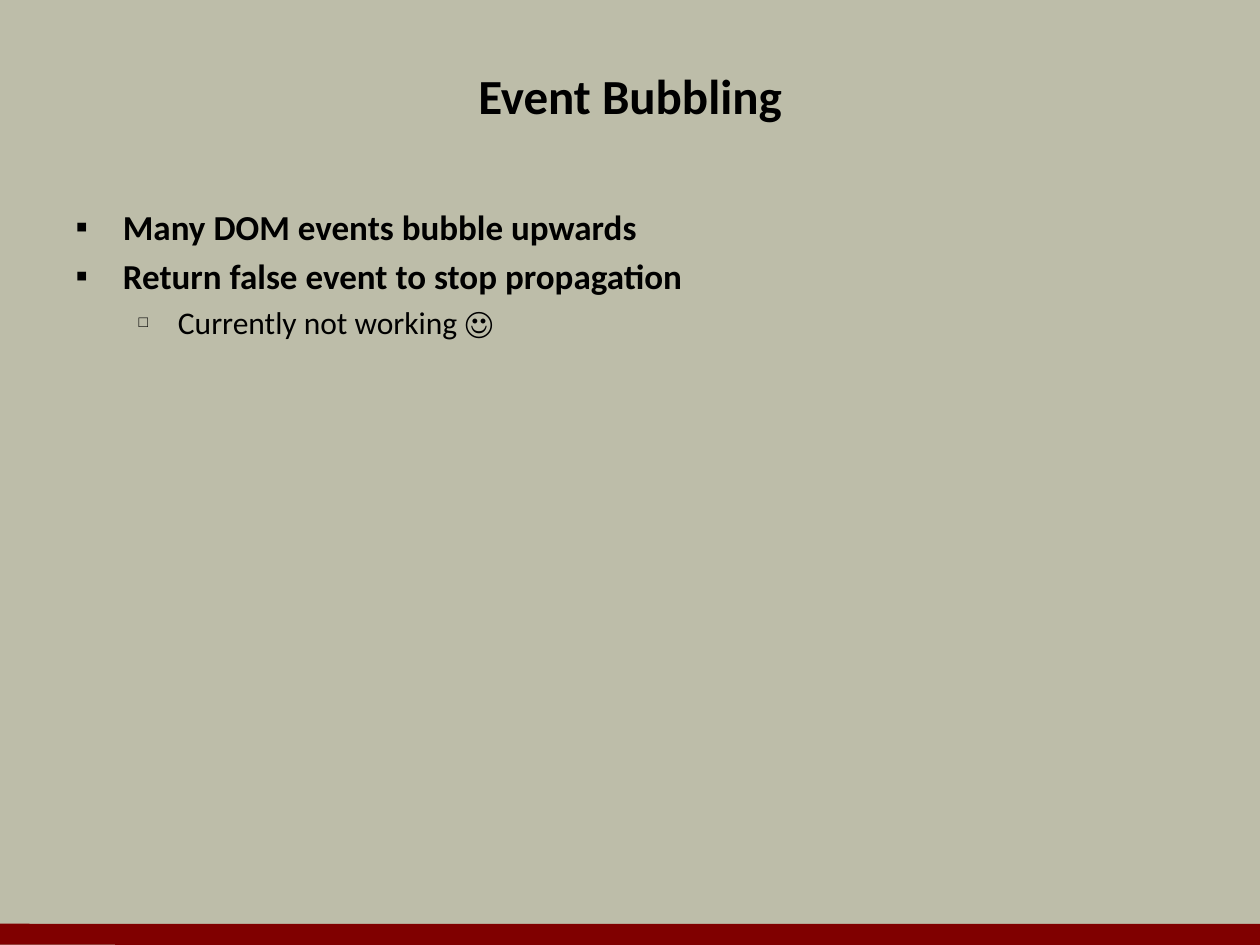
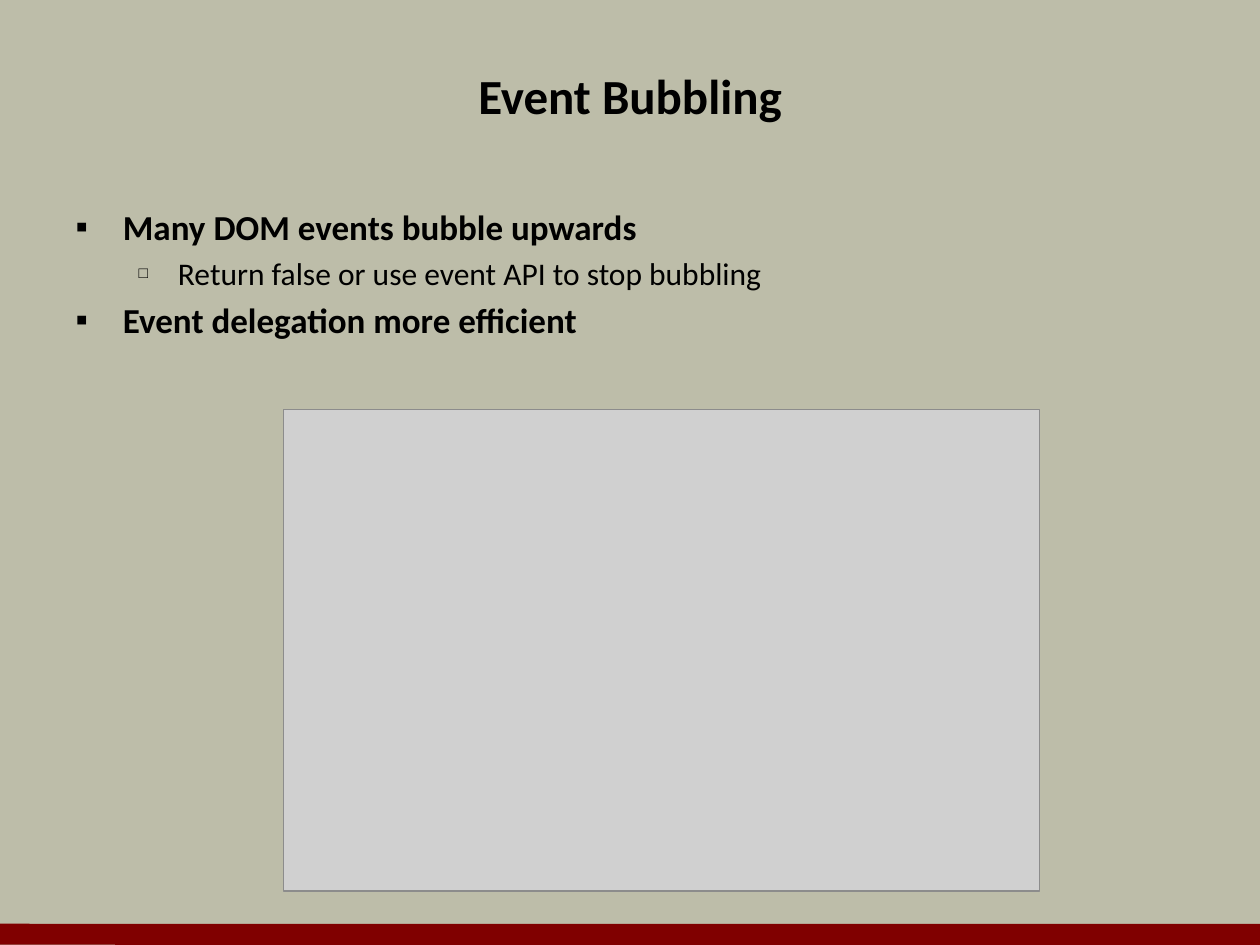
Before and after one commit to OdeToCode/classes, a slide deck: slide 12 of angular2/slides/05_templates.pptx. Drawn at 1260x945 pixels with LibreOffice and Linux fonts; fonts in the diff are those of the drawing; grey boxes stand for pictures; background and template pictures are left out. Boxes give left, top, right and bottom in pixels: in the first picture for what was removed or moved away, otherwise in the second. Text is boxed around its words. In the diff, an @@ line names an element or a change of style, - is before the commit and + after.

```diff
--- a/angular2/slides/05_templates.pptx
+++ b/angular2/slides/05_templates.pptx
@@ text at [123, 263, 761, 339]: text changed; size 20 to 18 pt; bold off @@
-▪ Return false event to stop propagation
-  □ Currently not working ☺
+  □ Return false or use event API to stop bubbling
+▪ Event delegation more efficient
@@ picture added at [284, 410, 1040, 891] @@
```
Also in this commit, not shown: 2 other slides changed, 8 slides added, 8 slides removed.
